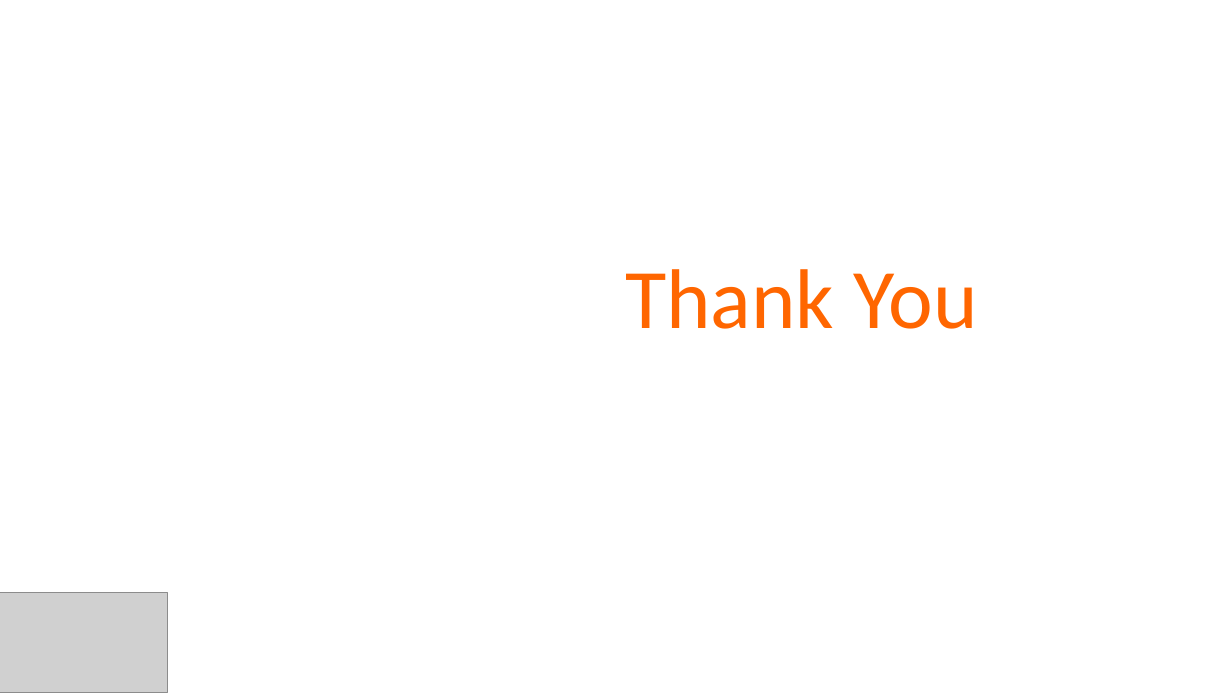
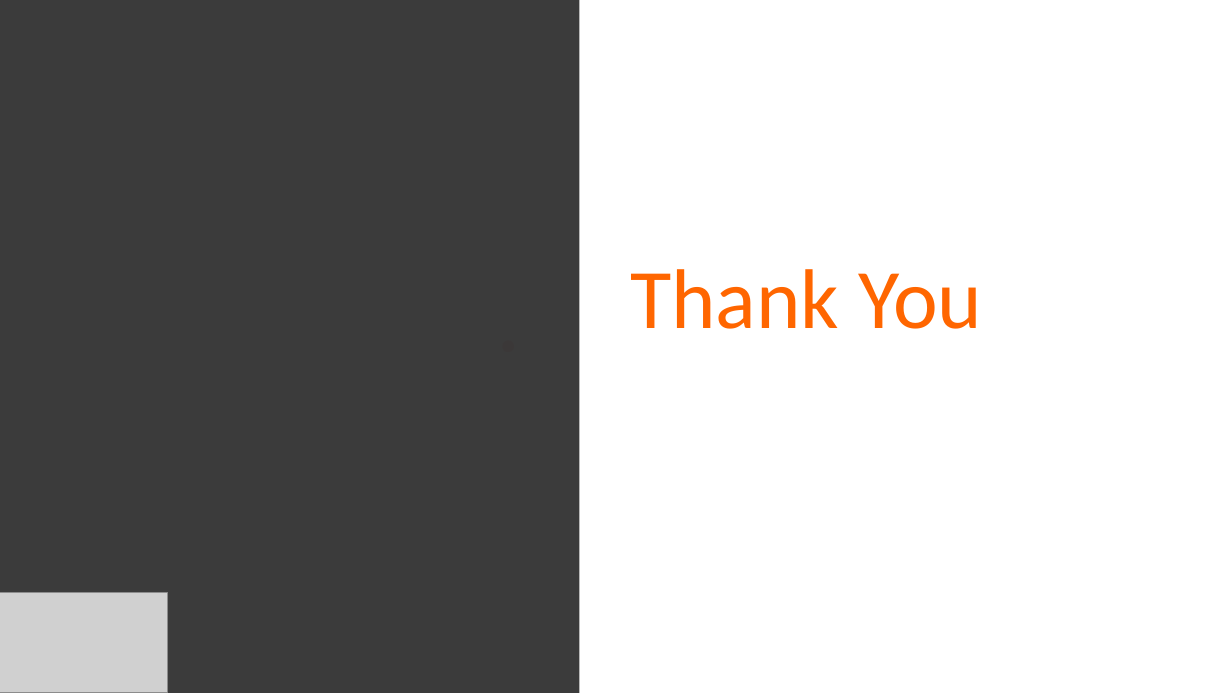
Before and after one commit to NazriJasmal/G2M-Insight-for-Cab-Investment-Firm, a slide deck: slide 17 of G2M Case Study.pptx (slide 6 before the commit). Drawn at 1232x693 pixels with LibreOffice and Linux fonts; fonts in the diff are those of the drawing; grey boxes stand for pictures. Boxes give left, top, right and bottom in pixels: in the first picture for what was removed or moved away, otherwise in the second. Text is boxed around its words. In the diff, an @@ line names an element or a change of style, - is before the commit and + after.

```diff
--- a/G2M Case Study.pptx
+++ b/G2M Case Study.pptx
@@ title added at (0,0,579,693), fill #3B3B3B, 60 pt, text #3B3838, bold @@
+.
@@ subtitle "Thank You": place and size @@
-subtitle "Thank You" at (625,269,978,329)
+subtitle "Thank You" at (630,269,982,329)
```
Also in this commit, not shown: 1 other slide changed, 14 slides added, 3 slides removed.
